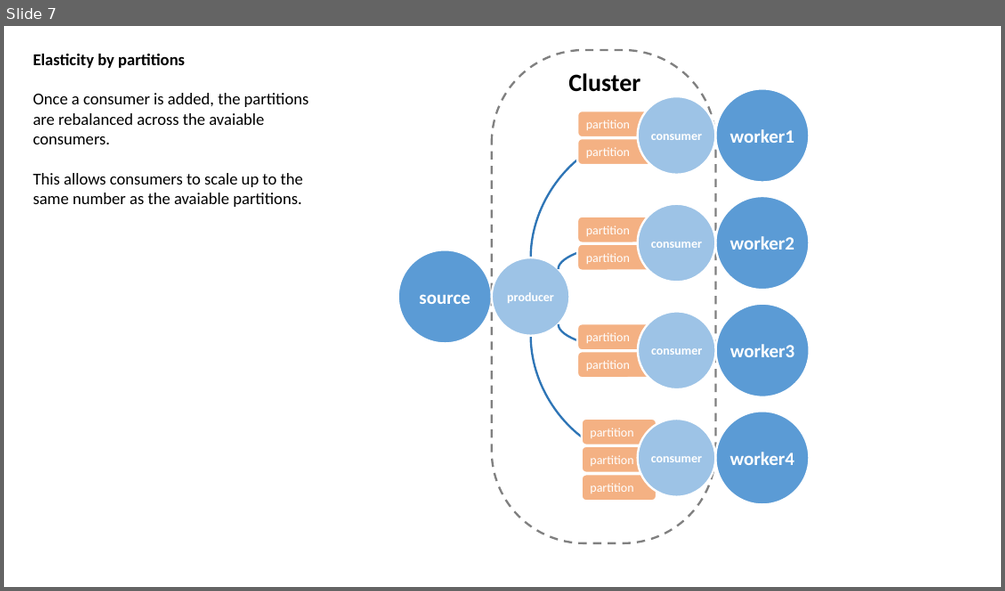
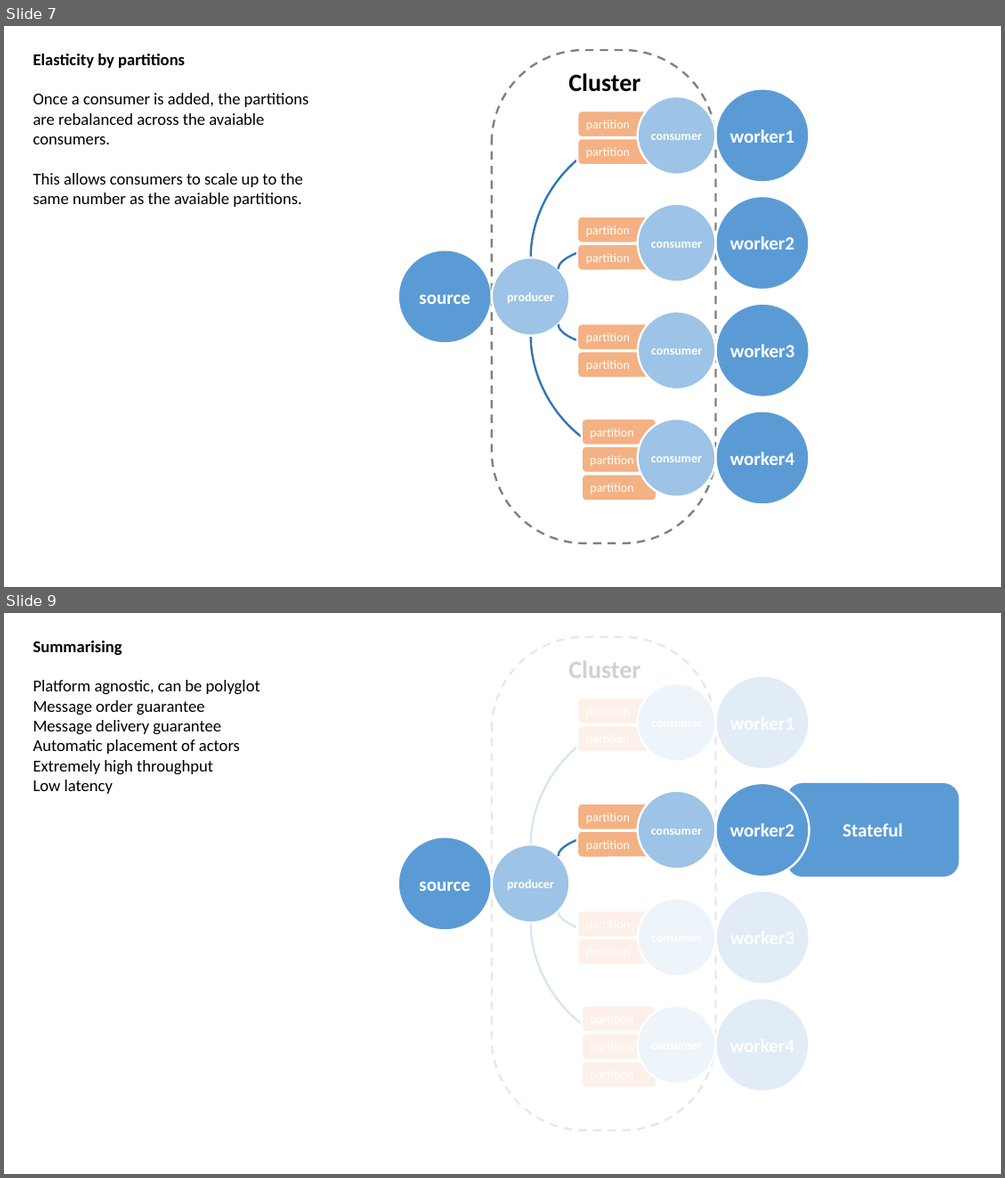
Before and after one commit to rogeralsing/Presentations, a slide deck: ClusterSoftware/cluster.pptx. Shown one above the other, each under a label of ours: slide 7 before the commit, slides 7 and 9 after it; the slides between them are not shown. The pictures are 1005x591 and 1005x1178 pixels, drawn with LibreOffice and Linux fonts; fonts in the diff are those of the drawing. Boxes give left, top, right and bottom in pixels: in the first picture for what was removed or moved away, otherwise in the second. Text is boxed around its words. In the diff, an @@ line names an element or a change of style, - is before the commit and + after.

```diff
--- a/ClusterSoftware/cluster.pptx
+++ b/ClusterSoftware/cluster.pptx
@@ slide 9 added at [4,613,1001,1174], background #FFFFFF @@
@@ rectangle added at [340,613,860,1174], fill #FFFFFF at 82% opacity @@
@@ rounded rectangle added at [492,637,716,1130], outline #808080 2 pt dashed @@
@@ text added at [33,641,260,794], 16 pt, text #000000 @@
+Summarising
+Platform agnostic, can be polyglot
+Message order guarantee
+Message delivery guarantee
+Automatic placement of actors
+Extremely high throughput
+Low latency
@@ text added at [568,661,640,678], 24 pt, text #000000, bold @@
+Cluster
@@ group added at [577,676,809,770]: 2 rounded rectangles, 2 ellipses @@
@@ curved arrow added from (531, 844) to (638, 722), #2E75B6 2 pt @@
@@ ellipse added at [638,791,715,868], fill #9DC3E6, outline #FFFFFF 2 pt, 12 pt, text #FFFFFF, bold @@
+consumer
@@ ellipse added at [716,783,809,876], fill #5B9BD5, outline #FFFFFF 2 pt, 18 pt, text #FFFFFF, bold @@
+worker2
@@ rounded rectangle added at [787,783,959,876], fill #5B9BD5, 18 pt, text #FFFFFF, bold @@
+Stateful
@@ rounded rectangle added at [577,803,652,831], fill #F4B183, outline #FFFFFF 2 pt, 12 pt, text #FFFFFF @@
+partition
@@ ellipse added at [398,836,492,930], fill #5B9BD5, outline #FFFFFF 2 pt, 18 pt, text #FFFFFF, bold @@
+source
@@ ellipse added at [492,844,569,923], fill #9DC3E6, outline #FFFFFF 2 pt, 12 pt, text #FFFFFF, bold @@
+producer
@@ curved arrow added from (558, 856) to (638, 830), #2E75B6 2 pt @@
@@ rounded rectangle added at [577,831,652,858], fill #F4B183, outline #FFFFFF 2 pt, 12 pt, text #FFFFFF @@
+partition
@@ group added at [577,891,809,984]: 2 rounded rectangles, 2 ellipses @@
@@ curved arrow added from (531, 923) to (638, 1045), #2E75B6 2 pt @@
@@ curved arrow added from (558, 911) to (638, 938), #2E75B6 2 pt @@
@@ group added at [582,998,809,1092]: 3 rounded rectangles, 2 ellipses @@
```
Also in this commit, not shown: 1 slide changed, 1 other slide added.
